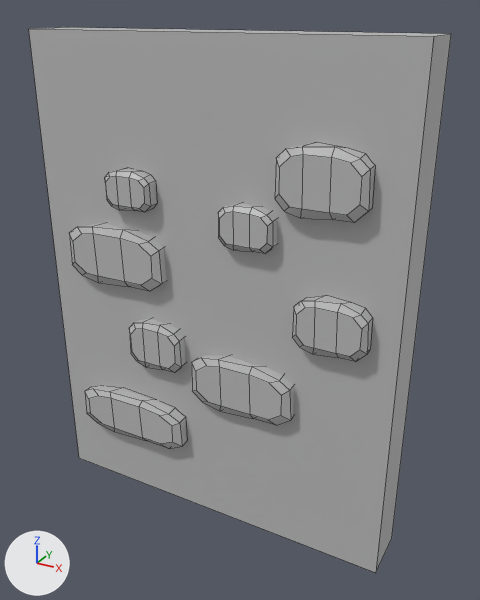
The FBX model Assets/Visuals/NewTiles/Models/StoneWall04.fbx as it was, and as the next commit left it.
One viewpoint serves both versions: a 50 mm camera at (5.33, 6.91, 5.19) aimed at (2.27, 12.47, 2.41). Every picture has the same lights, and +X, +Y and +Z are marked at lower left. The picture after the commit comes second. Mesh edges are drawn as thin lines. Where no turn or scale is listed for an object, it has been applied to the vertices.

In view in the first picture: 'StoneWall04'.
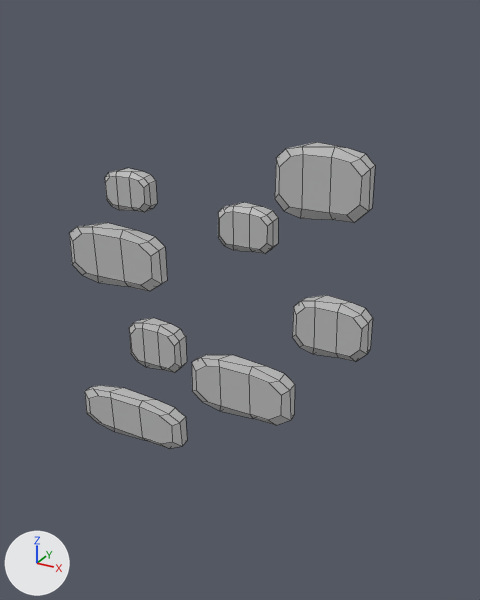
Where the newer file only moved an object's origin or applied its transform, the numbers keep the older frame.

The change, as a list of edits to the scene's bpy script:
```text
Add mat_default_material_003:
    mat_default_material_003 = principled_material('Default_Material.003')
    mat_default_material_003.base_color = (0.5, 0.5, 0.5)  # grey #bcbcbc
    mat_default_material_003.roughness = 0.553
Change me_mesh:
    used by ob_stonewall04; location = (2.06, 12.36, 2.41)
    remove me_mesh.from_pydata(...)  # 360 vertices, 206 faces; spans x -2.0..2.0, y -0.36..0.36, z -2.59..2.59
    remove me_mesh.materials.append(mat_default_material)  # grey #bcbcbc
    add me_mesh.from_pydata(...)  # 352 vertices, 200 faces; spans x -1.7..1.74, y -0.36..-0.17, z -1.87..1.75
    me_mesh part 1: the loose piece of 8 vertices spanning x -2.0..2.0, y -0.2..0.36, z -2.59..2.59 is deleted
    add me_mesh.materials.append(mat_default_material_003)  # grey #bcbcbc
```

What differs and where, as boxes (x1, y1, x2, y2) in the pictures (480 x 600 px):
'StoneWall04', reshaped (27% narrower, 44% shorter)
    before: (29, 27, 451, 573)
    after: (69, 142, 375, 449)
part 1 of me_mesh, deleted
    before: (29, 27, 451, 573)
